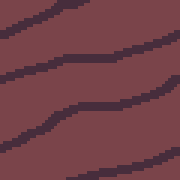
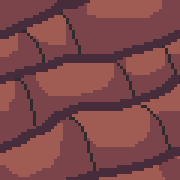
Before/after of a 180 x 180 layered artwork. What changed in the layer stack:
added layer "Simple" above "Highlight" over (9, 9, 177, 177)
added layer "Highlight" above "Spiderweb" over (0, 0, 180, 180)
